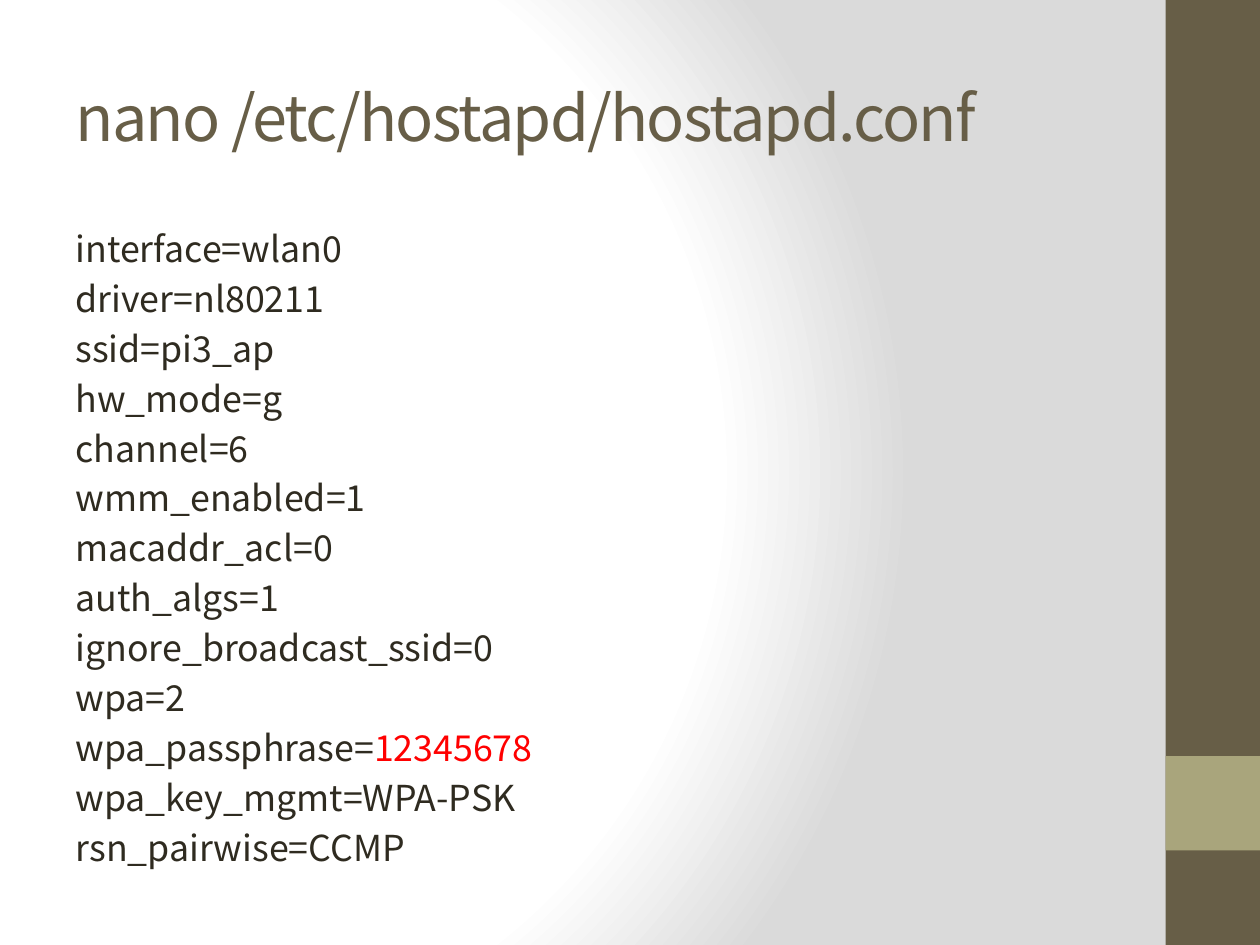
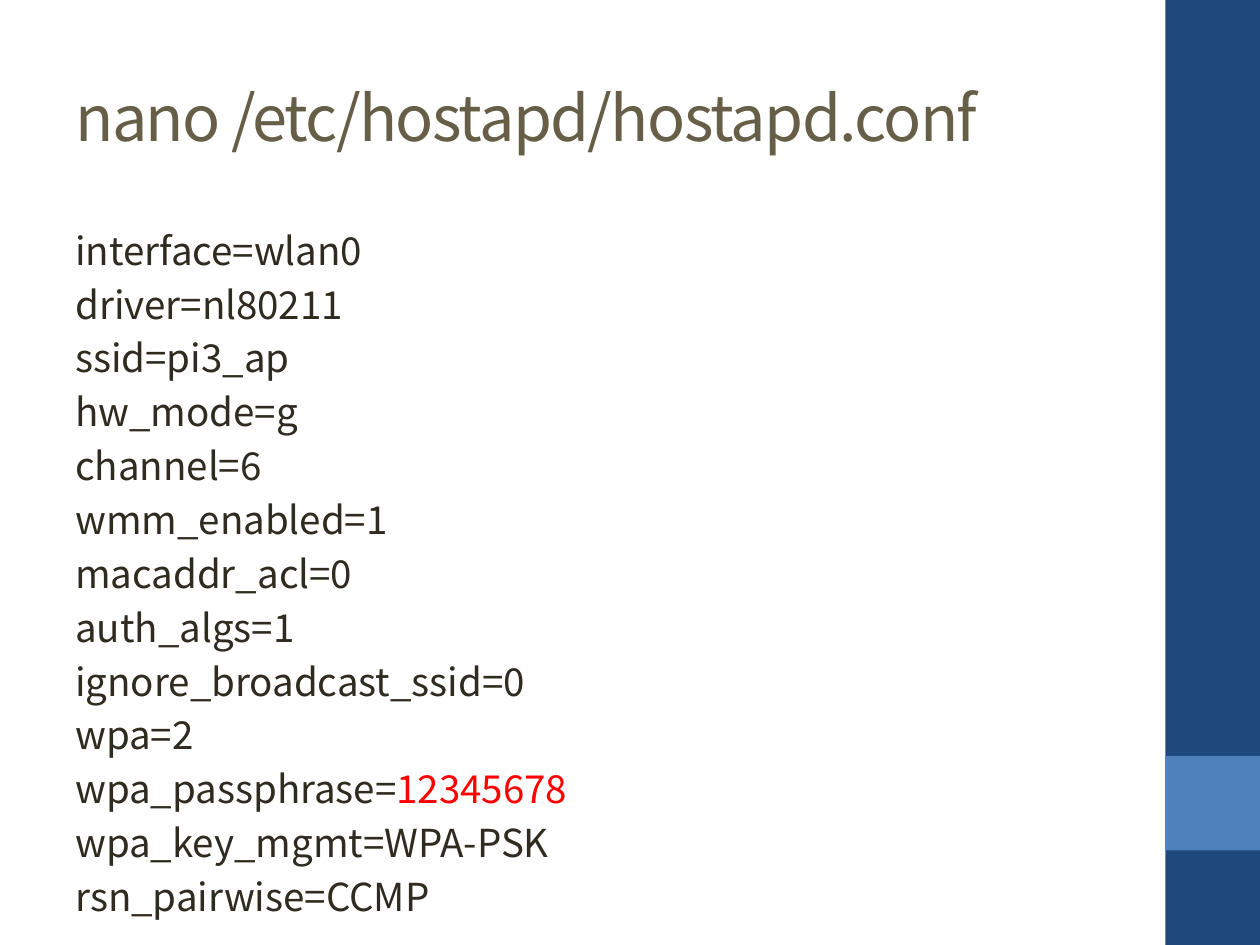
Before and after one commit to krnick/AP_MODE, a slide deck: slide 6 of 設定wifi ap_repeater.pptx. Drawn at 1260x945 pixels with LibreOffice and Linux fonts; fonts in the diff are those of the drawing. Boxes give left, top, right and bottom in pixels: in the first picture for what was removed or moved away, otherwise in the second. Text is boxed around its words. In the diff, an @@ line names an element or a change of style, - is before the commit and + after.

```diff
--- a/設定wifi ap_repeater.pptx
+++ b/設定wifi ap_repeater.pptx
@@ background gradient #FFFFFF to #DADADA to #FFFFFF @@
@@ rectangle at bbox=[1166, 0, 1260, 945]: fill #675E47 to #1F497D @@
@@ text "interface=wlan0" at bbox=[75, 234, 567, 867]: size 20.4 to 22 pt @@
@@ rectangle at bbox=[1166, 756, 1260, 850]: fill #A9A57C to #4F81BD @@
```
Also in this commit, not shown: 17 other slides changed.
